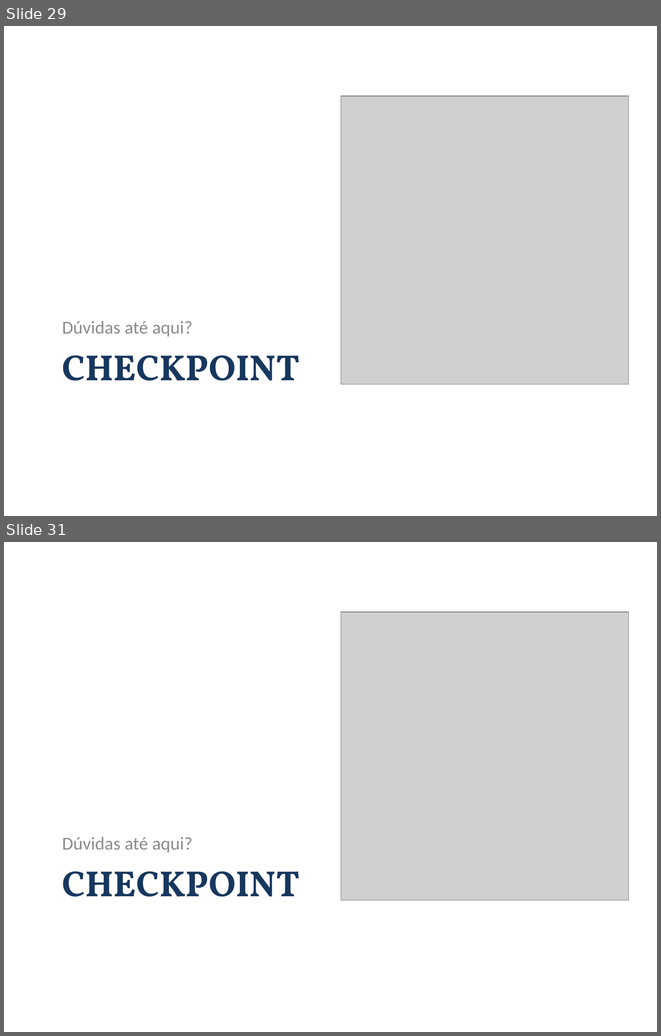
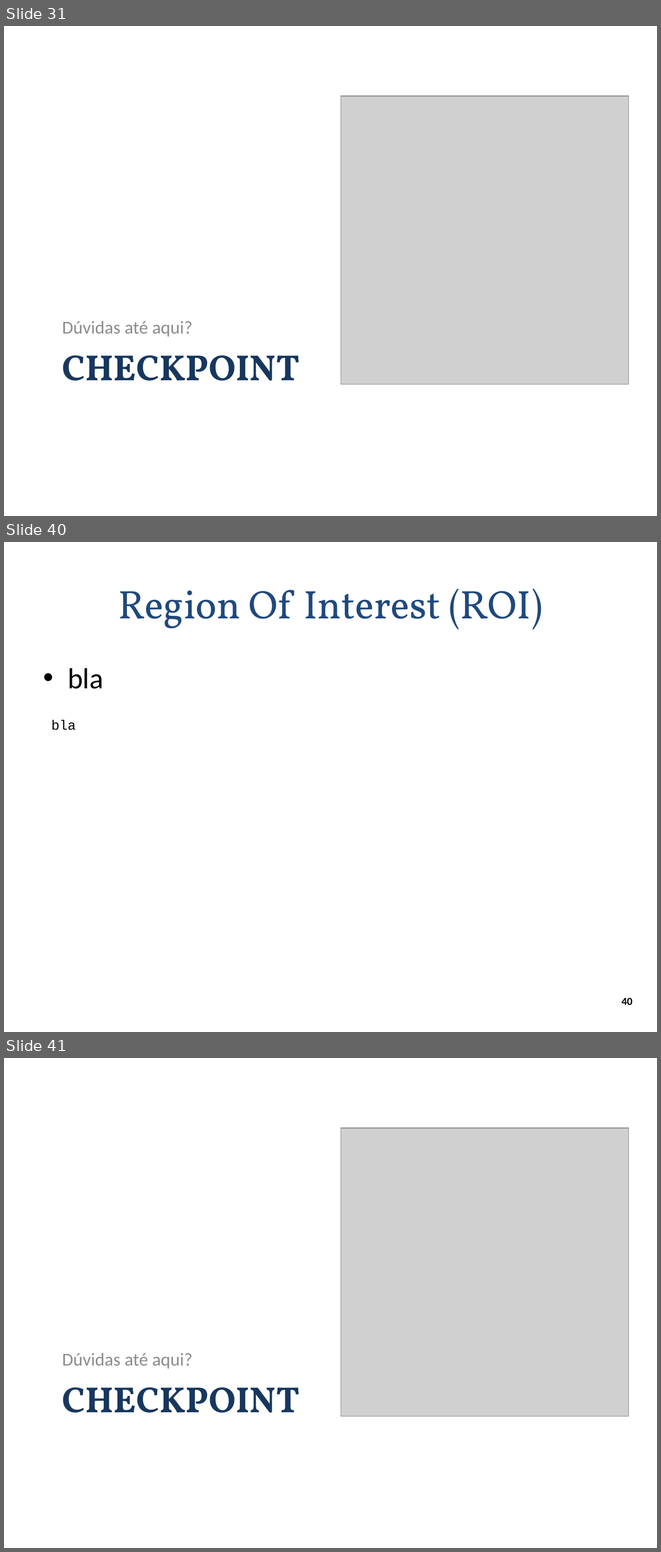
Before and after one commit to andrecurvello/tests-zingarelli, a slide deck: 1-Meus-Artigos/Minicurso-SemComp2011/minicurso-SemComp2011.pptx. Shown one above the other, each under a label of ours: slides 29 and 31 before the commit, slides 31, 40 and 41 after it; the slides between them are not shown. The pictures are 661x1036 and 661x1552 pixels, drawn with LibreOffice and Linux fonts; fonts in the diff are those of the drawing; grey boxes stand for pictures; background and template pictures are left out. Boxes give left, top, right and bottom in pixels: in the first picture for what was removed or moved away, otherwise in the second. Text is boxed around its words. In the diff, an @@ line names an element or a change of style, - is before the commit and + after.

```diff
--- a/1-Meus-Artigos/Minicurso-SemComp2011/minicurso-SemComp2011.pptx
+++ b/1-Meus-Artigos/Minicurso-SemComp2011/minicurso-SemComp2011.pptx
@@ slide 40 added at bbox=[4, 542, 657, 1032], background #FFFFFF @@
@@ title added at bbox=[118, 589, 542, 629], 44 pt, text #1F497D @@
+Region Of Interest (ROI)
@@ text added at bbox=[51, 668, 104, 730], 32 pt, text #000000 @@
+• bla
+bla
@@ page number added at bbox=[621, 997, 633, 1005], 12 pt, text #000000, bold @@
+40
@@ what was slide 29 is now slide 31 @@
@@ what was slide 31 is now slide 41 @@
```
Also in this commit, not shown: 5 slides changed, 11 other slides added, 5 other files.
